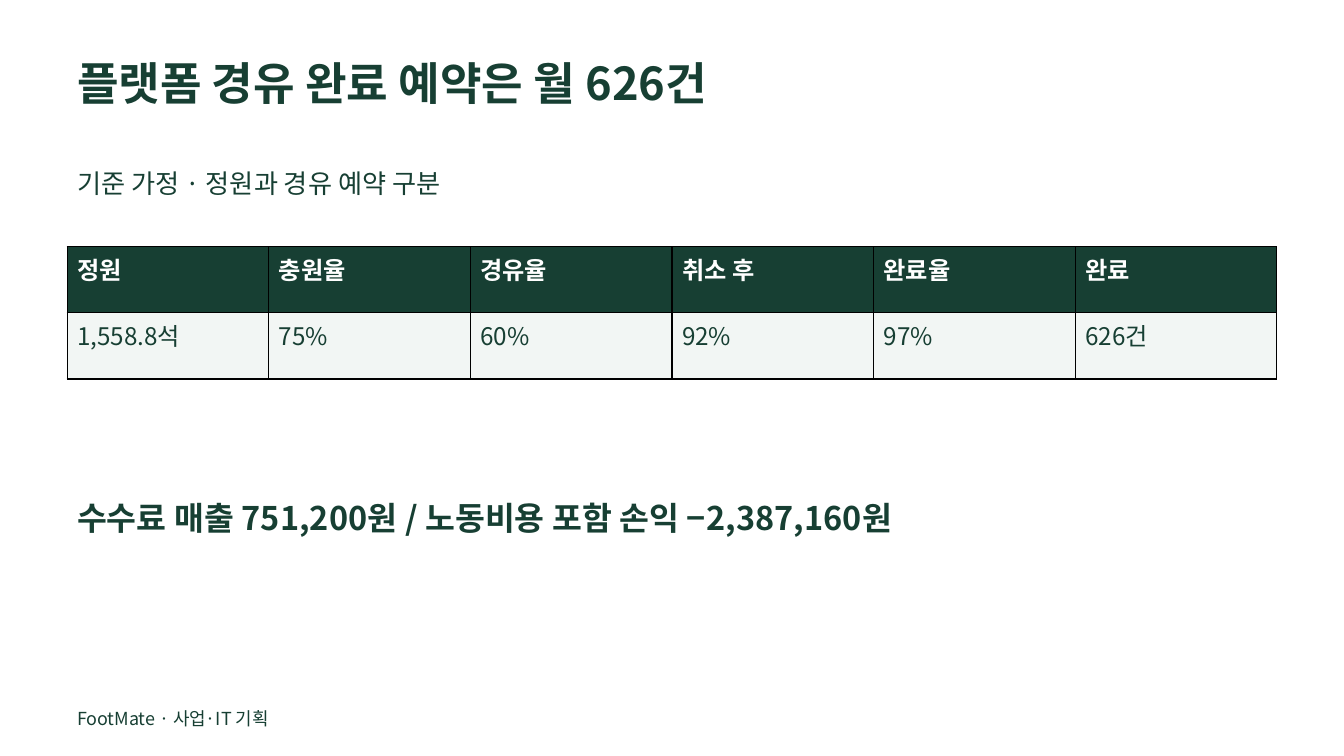
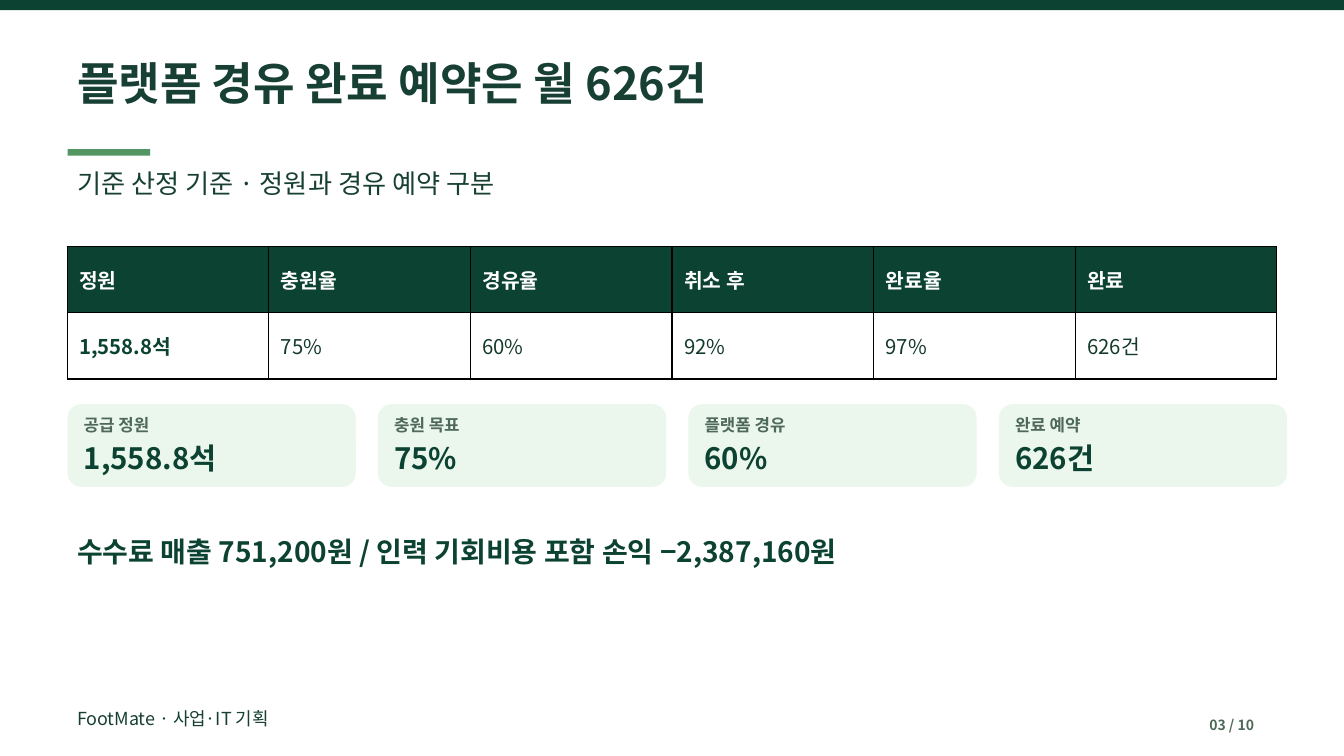
Before and after one commit to dohyunkimmm/footmate, a slide deck: slide 3 of src/case-study/downloads/footmate_report.pptx. Drawn at 1344x756 pixels with LibreOffice and Linux fonts; fonts in the diff are those of the drawing. Boxes give left, top, right and bottom in pixels: in the first picture for what was removed or moved away, otherwise in the second. Text is boxed around its words. In the diff, an @@ line names an element or a change of style, - is before the commit and + after.

```diff
--- a/src/case-study/downloads/footmate_report.pptx
+++ b/src/case-study/downloads/footmate_report.pptx
@@ rectangle added at [0, 0, 1344, 10], fill #0B4231 @@
@@ rectangle added at [68, 149, 150, 156], fill #539664 @@
@@ text at [77, 171, 494, 195]: text changed @@
-기준 가정 · 정원과 경유 예약 구분
+기준 산정 기준 · 정원과 경유 예약 구분
@@ table at [68, 247, 1277, 379] @@
@@ fill #173F33 to #0B4231 in row 1 @@
@@ fill #F2F6F4 to #FFFFFF in row 2 @@
@@ size 17.2 to 14.5 pt @@
@@ text colour #173F33 to #0B4231, bold on in "1,558.8석" @@
@@ text colour #173F33 to #143A2A in "75%", "60%", "92%", "97%" and 1 more places @@
@@ rounded rectangle added at [68, 404, 356, 487], fill #EBF6EC @@
@@ text added at [84, 417, 149, 433], 12 pt, text #4F6958, bold @@
+공급 정원
@@ rounded rectangle added at [378, 404, 666, 487], fill #EBF6EC @@
@@ text added at [394, 417, 460, 433], 12 pt, text #4F6958, bold @@
+충원 목표
@@ rounded rectangle added at [689, 404, 977, 487], fill #EBF6EC @@
@@ text added at [705, 417, 786, 433], 12 pt, text #4F6958, bold @@
+플랫폼 경유
@@ rounded rectangle added at [999, 404, 1288, 487], fill #EBF6EC @@
@@ text added at [1015, 417, 1081, 433], 12 pt, text #4F6958, bold @@
+완료 예약
@@ text added at [84, 444, 217, 475], 21 pt, text #0B4231, bold @@
+1,558.8석
@@ text added at [394, 447, 457, 470], 21 pt, text #0B4231, bold @@
+75%
@@ text added at [705, 447, 768, 470], 21 pt, text #0B4231, bold @@
+60%
@@ text added at [1015, 444, 1094, 471], 21 pt, text #0B4231, bold @@
+626건
@@ text at [77, 538, 837, 568]: text changed; size 23.2 to 20 pt; text colour #173F33 to #0B4231 @@
-수수료 매출 751,200원 / 노동비용 포함 손익 −2,387,160원
+수수료 매출 751,200원 / 인력 기회비용 포함 손익 −2,387,160원
@@ text added at [1209, 719, 1254, 730], 10 pt, text #4F6958, bold @@
+03 / 10
```
Also in this commit, not shown: 9 other slides changed, 7 other files.
